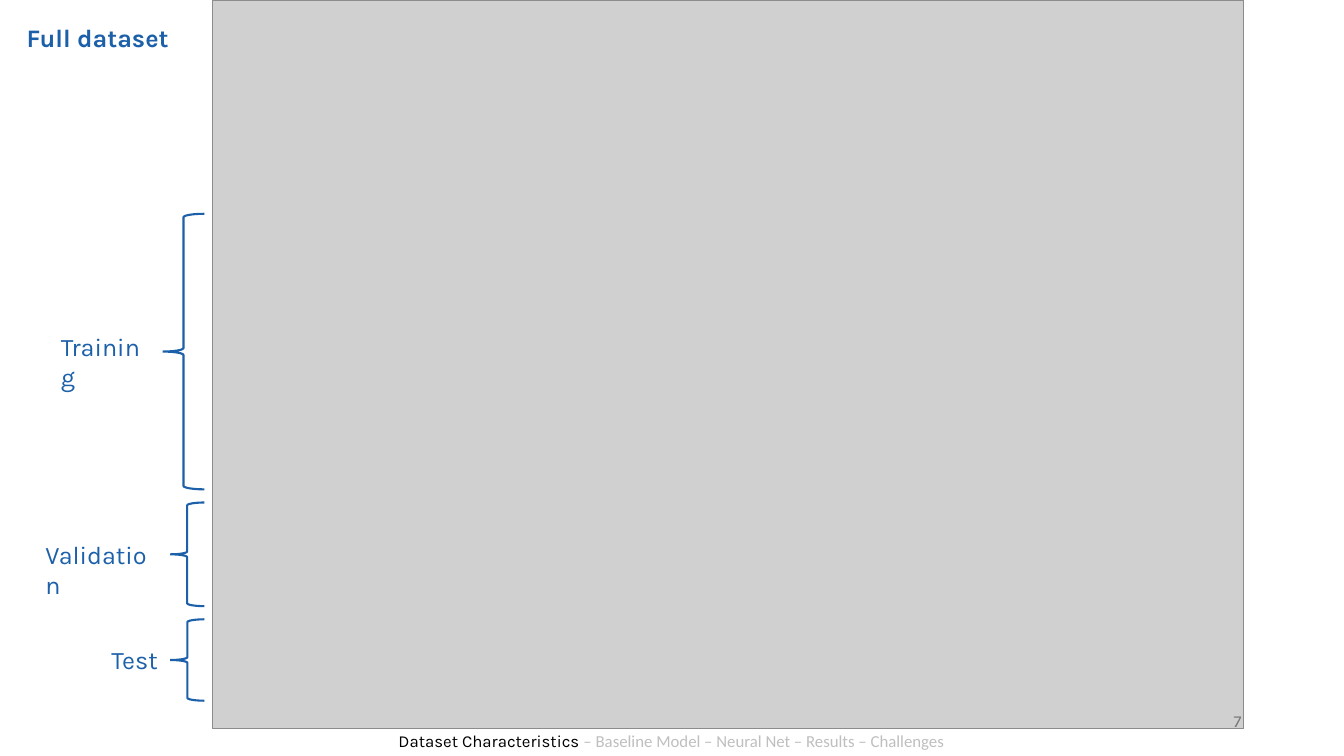
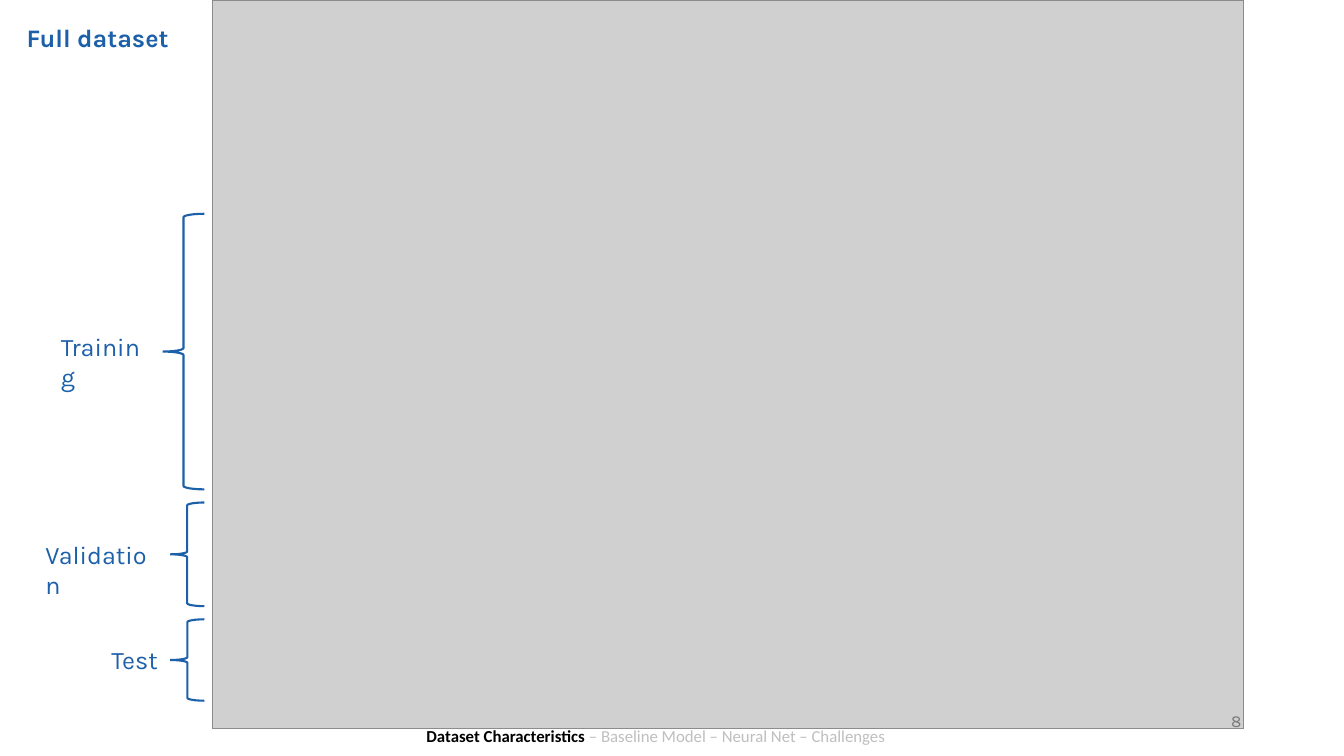
Before and after one commit to antonroefer/bakery-sales-prediction-group-3, a slide deck: slide 8 of 4_Presentation/Group 3.pptx (slide 7 before the commit). Drawn at 1344x756 pixels with LibreOffice and Linux fonts; fonts in the diff are those of the drawing; grey boxes stand for pictures. Boxes give left, top, right and bottom in pixels: in the first picture for what was removed or moved away, otherwise in the second. Text is boxed around its words. In the diff, an @@ line names an element or a change of style, - is before the commit and + after.

```diff
--- a/4_Presentation/Group 3.pptx
+++ b/4_Presentation/Group 3.pptx
@@ page number at (x1=1231, y1=716, x2=1241, y2=732): text changed @@
-7
+8
@@ text at (x1=426, y1=730, x2=885, y2=745): text changed @@
-Dataset Characteristics – Baseline Model – Neural Net – Results – Challenges
+Dataset Characteristics – Baseline Model – Neural Net – Challenges
```
Also in this commit, not shown: 9 other slides changed, 2 slides added.
